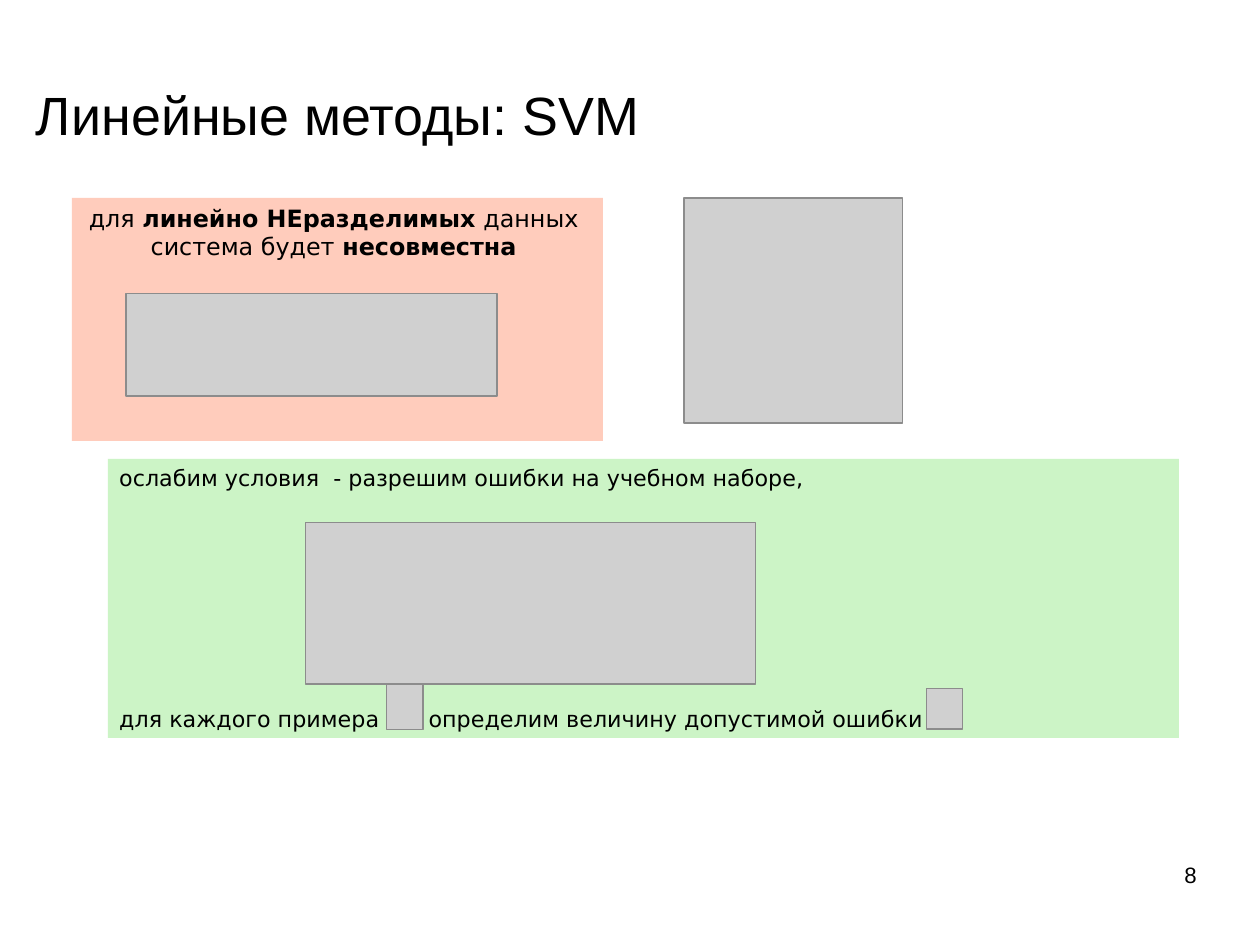
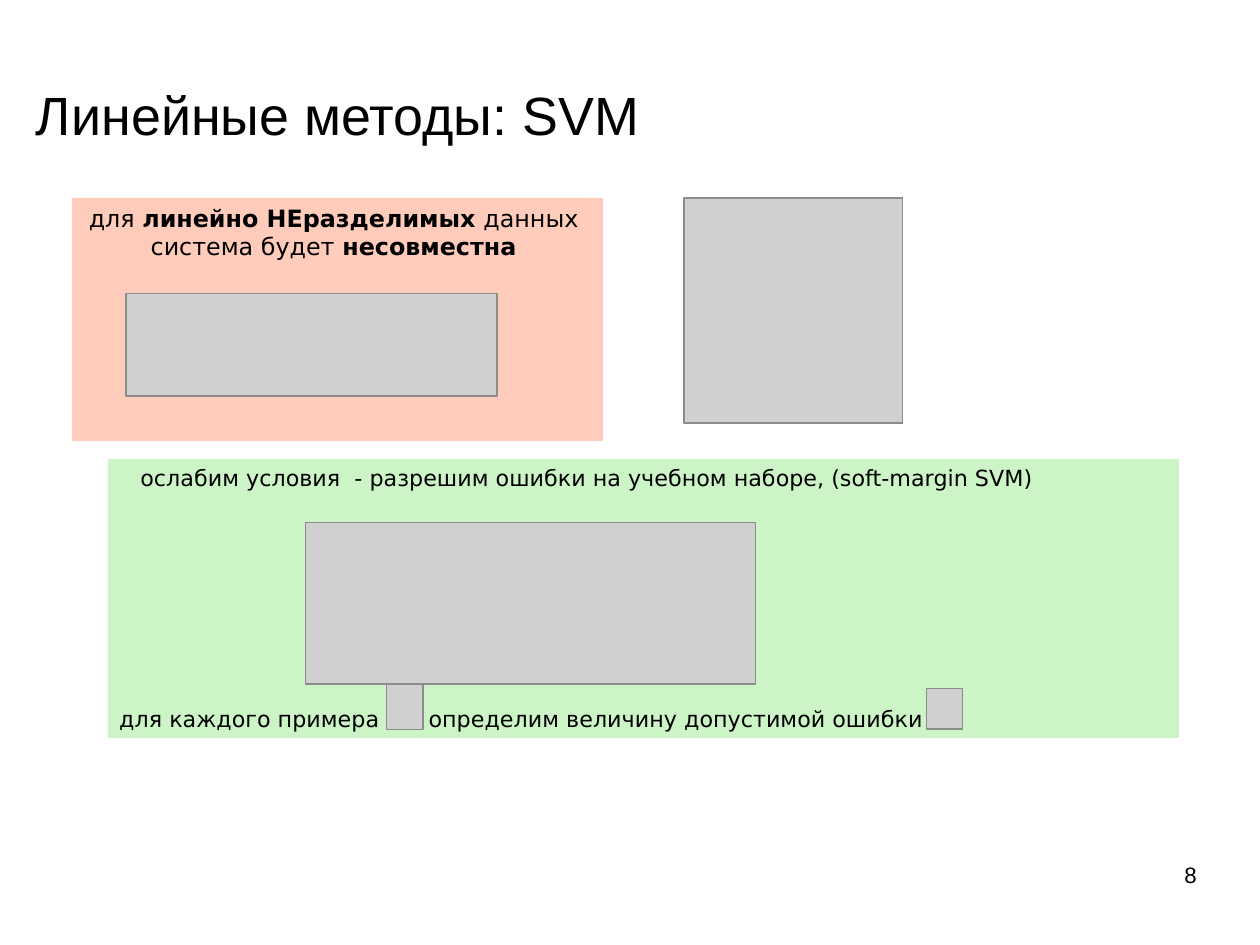
Before and after one commit to mechanoid5/ml_lectorium_legacy, a slide deck: slide 8 of 18-svm.odp. Drawn at 1260x945 pixels with LibreOffice and Linux fonts; fonts in the diff are those of the drawing; grey boxes stand for pictures; background and template pictures are left out. Boxes give left, top, right and bottom in pixels: in the first picture for what was removed or moved away, otherwise in the second. Text is boxed around its words. In the diff, an @@ line names an element or a change of style, - is before the commit and + after.

```diff
--- a/18-svm.odp
+++ b/18-svm.odp
@@ text in rectangle at box(140, 468, 1032, 491): text changed @@
-ослабим условия - разрешим ошибки на учебном наборе,
+ослабим условия - разрешим ошибки на учебном наборе, (soft-margin SVM)
```
Also in this commit, not shown: 3 other files.
